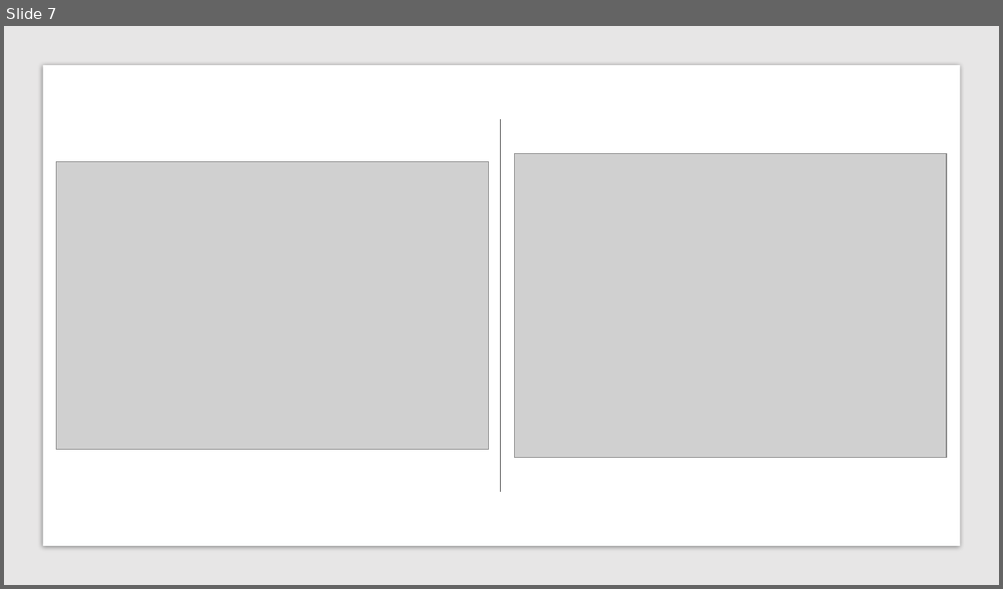
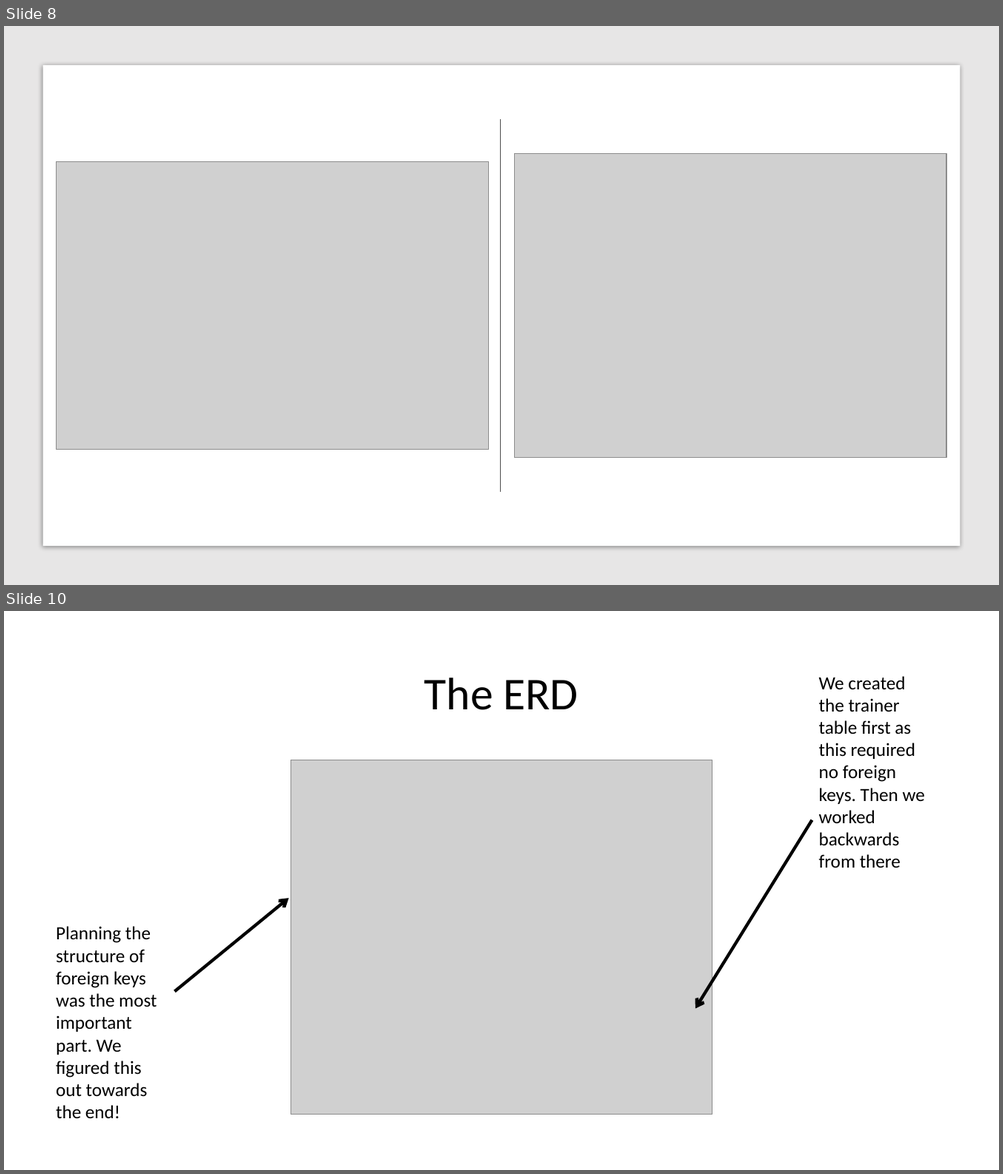
Before and after one commit to Madmurt/CA-ASP.NET-MVC-Project, a slide deck: Jim’s Gym.pptx. Shown one above the other, each under a label of ours: slide 7 before the commit, slides 8 and 10 after it; the slides between them are not shown. The pictures are 1003x589 and 1003x1174 pixels, drawn with LibreOffice and Linux fonts; fonts in the diff are those of the drawing; grey boxes stand for pictures. Boxes give left, top, right and bottom in pixels: in the first picture for what was removed or moved away, otherwise in the second. Text is boxed around its words. In the diff, an @@ line names an element or a change of style, - is before the commit and + after.

```diff
--- a/Jim’s Gym.pptx
+++ b/Jim’s Gym.pptx
@@ slide 10 added at [4,611,999,1170], background #FFFFFF @@
@@ text added at [819,676,925,868], 18 pt, text #000000 @@
+We created the trainer table first as this required no foreign keys. Then we worked backwards from there
@@ title added at [424,678,578,710], 44 pt, text #000000 @@
+The ERD
@@ picture added at [290,760,712,1116] @@
@@ arrow added from (812, 820) to (695, 1008), #000000 3 pt @@
@@ arrow added from (175, 991) to (289, 898), #000000 3 pt @@
@@ text added at [56,926,156,1119], 18 pt, text #000000 @@
+Planning the structure of foreign keys was the most important part. We figured this out towards the end!
@@ what was slide 7 is now slide 8 @@
```
Also in this commit, not shown: 3 slides changed, 7 other slides added, 1 slide removed, 17 other files.
